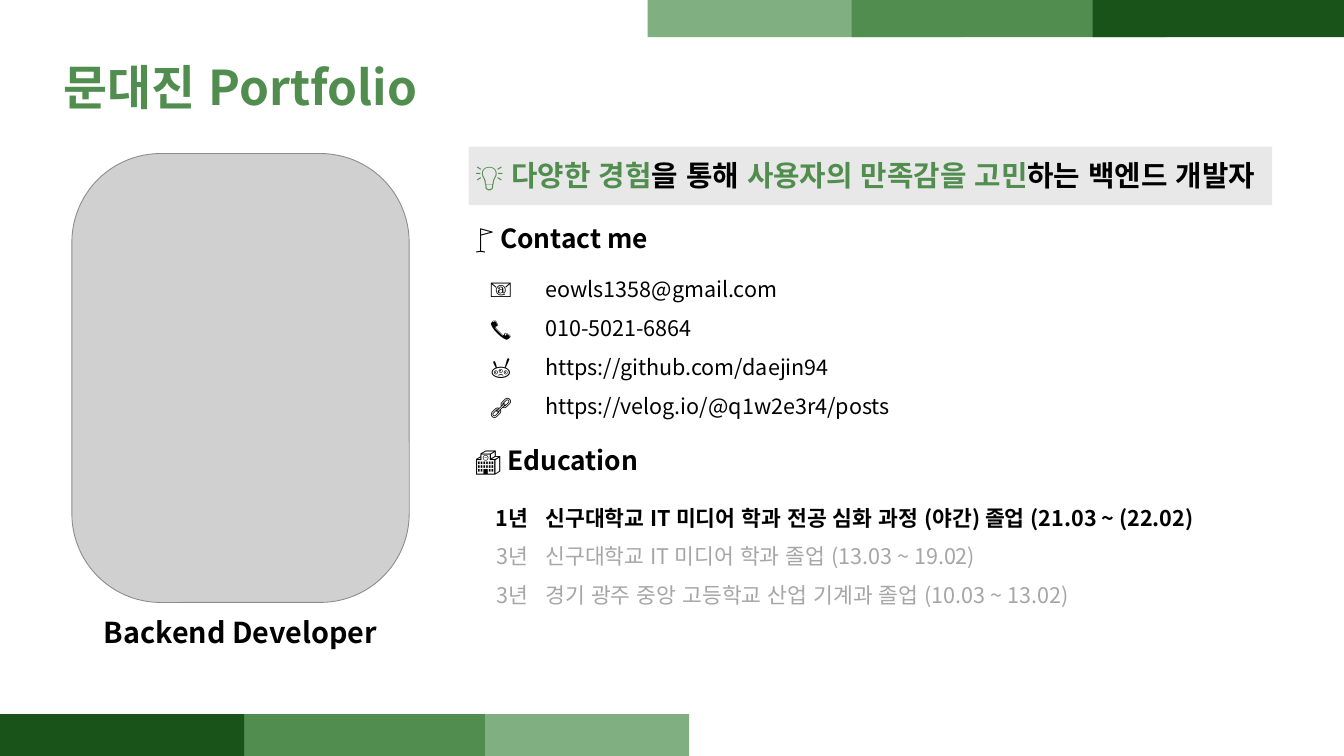
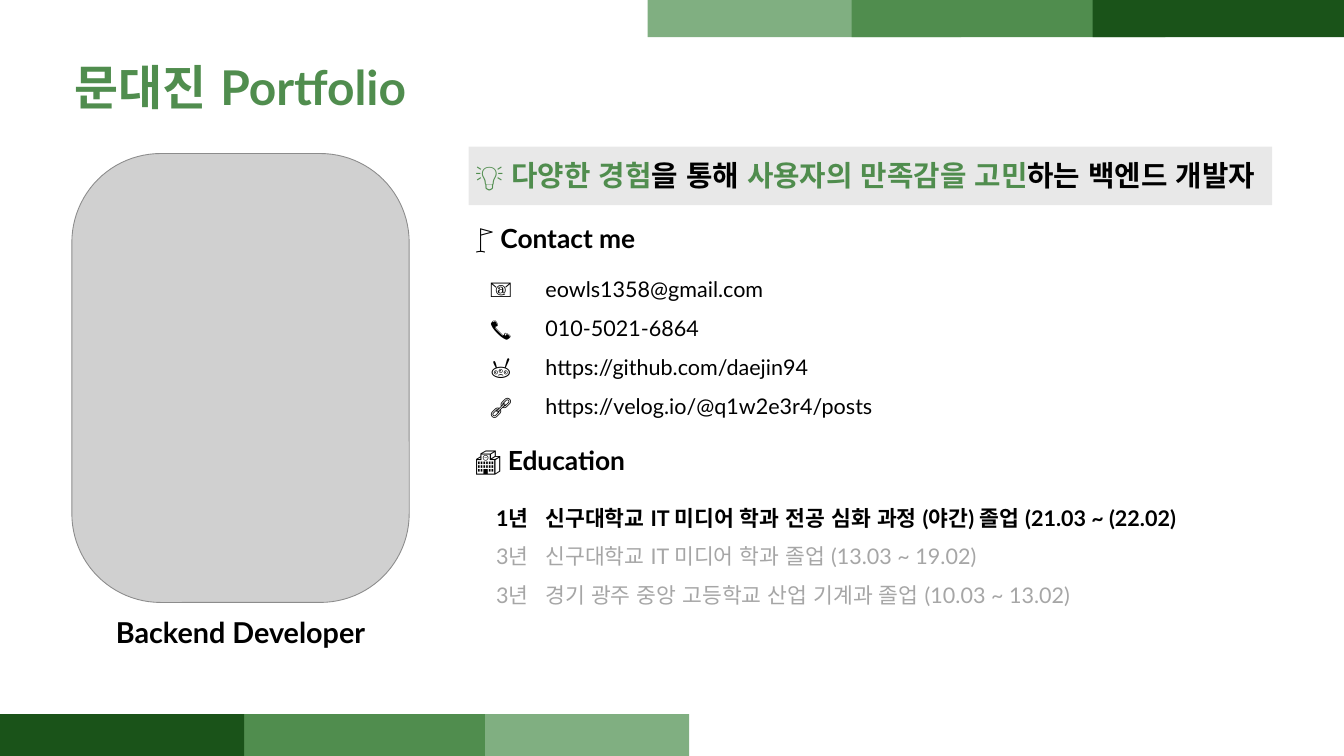
Before and after one commit to daejin94/daejin_port_folio, a slide deck: slide 1 of 문대진_포트폴리오용.pptx. Drawn at 1344x756 pixels with LibreOffice and Linux fonts; fonts in the diff are those of the drawing; grey boxes stand for pictures. Boxes give left, top, right and bottom in pixels: in the first picture for what was removed or moved away, otherwise in the second. Text is boxed around its words. In the diff, an @@ line names an element or a change of style, - is before the commit and + after.

```diff
--- a/문대진_포트폴리오용.pptx
+++ b/문대진_포트폴리오용.pptx
@@ font Noto Sans CJK KR to Lato in 7 elements at [75, 65, 406, 109], [500, 228, 635, 249], [545, 281, 872, 418], [508, 450, 625, 471], [116, 621, 365, 648], [496, 508, 528, 604], [545, 507, 1176, 606] @@
```
Also in this commit, not shown: 10 other slides changed, 14 other files.
